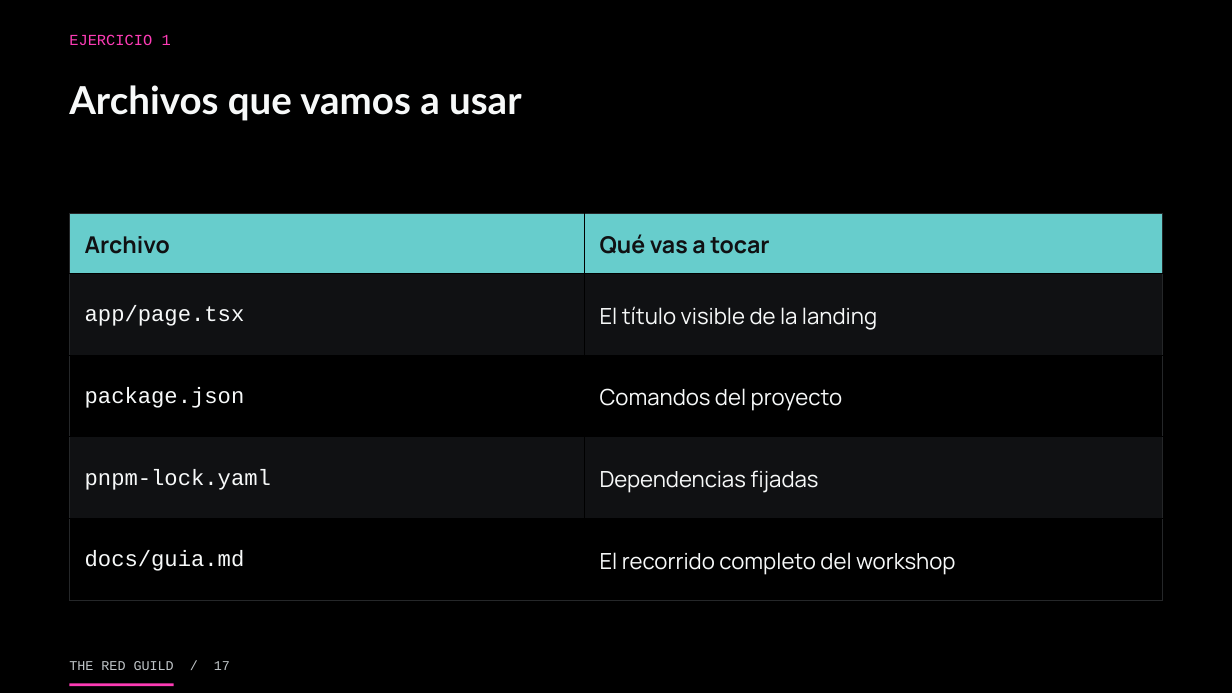
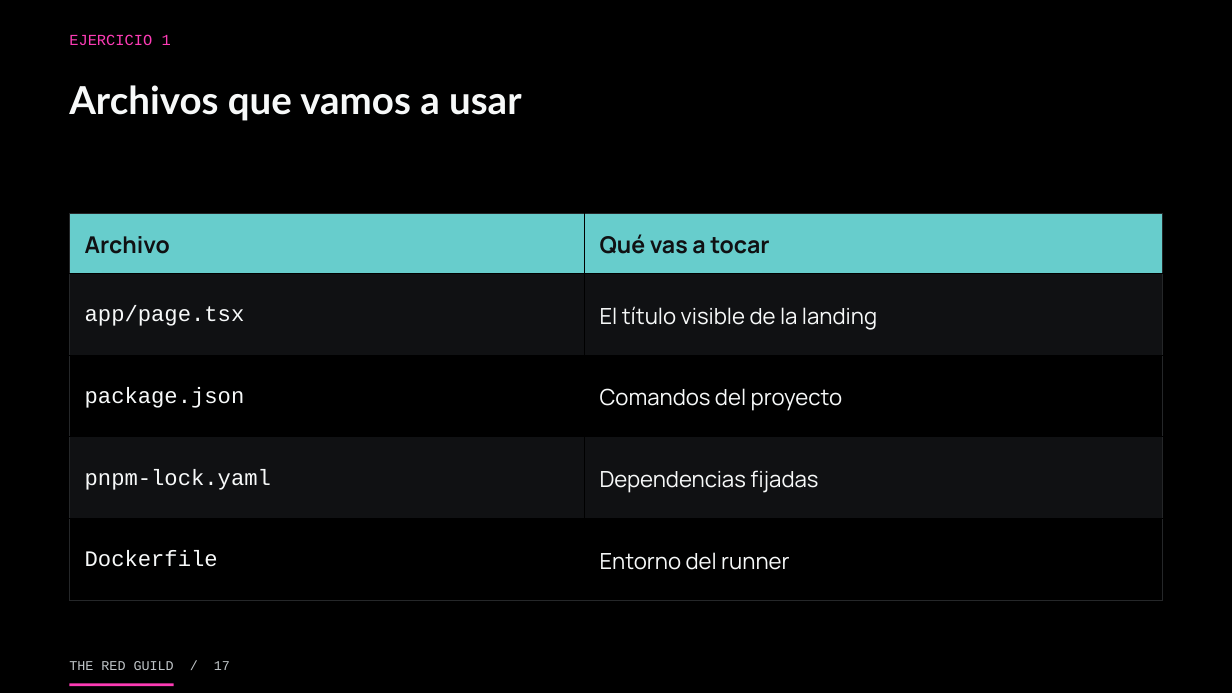
Before and after one commit to theredguild/github-ai-automation-lab, a slide deck: slide 17 of slides/workshop.pptx. Drawn at 1232x693 pixels with LibreOffice and Linux fonts; fonts in the diff are those of the drawing. Boxes give left, top, right and bottom in pixels: in the first picture for what was removed or moved away, otherwise in the second. Text is boxed around its words. In the diff, an @@ line names an element or a change of style, - is before the commit and + after.

Commit message:
Separate starter app from workshop materials

```diff
--- a/slides/workshop.pptx
+++ b/slides/workshop.pptx
@@ table at (69,213,1163,601) @@
-row 5, column 1: docs/guia.md
+row 5, column 1: Dockerfile
-row 5, column 2: El recorrido completo del workshop
+row 5, column 2: Entorno del runner
```
Also in this commit, not shown: 8 other slides changed, 27 other files.
